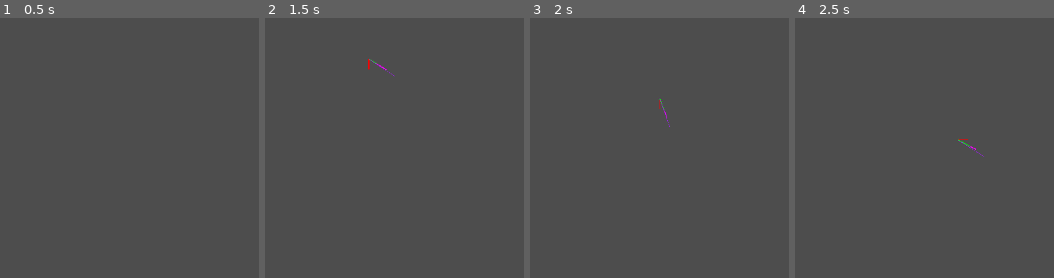
Above: before the commit, frames 1-4 (left to right).
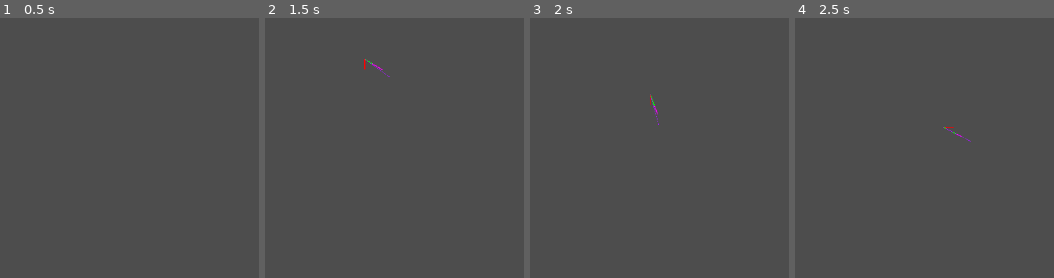
Above: after the commit, the same moments.

Repository: BLooperZ/Evenglide
Game: Godot game, scene res://ropes.tscn
Same seed, same stepped clock (60 frames per second), same inputs: the game is played once before the commit and once after it.
Inputs:
- Up to frame 1 (0.5 s): no input
- Up to frame 2 (1.5 s): tap Enter at 0.5 s; hold Right (p1_right) 0.53-1.28 s; hold Down (p1_down) from 1.28 s (still down)
- Up to frame 3 (2 s): keep holding Down (p1_down)
- Up to frame 4 (2.5 s): tap Space at 2 s; release Down (p1_down) at 2.03 s; hold Right (p1_right) from 2.03 s (still down)

Frame 1 is identical in both runs. In frame 2, 0.2% of the frame differs, in the area x 38-51%, y 15-23%; in frame 3, 0.2%; in frame 4, 0.2%.

Commit message:
Easier looping rope by putting force outwards

Diff:
--- a/pull_node_2d.gd
+++ b/pull_node_2d.gd
@@ -4,15 +4,13 @@
 
 @export var k: float = 400.0
 @export var rest_length: float = 20.0
+@export var segment_factor: float = 0.002
+@export var compress_factor: float = 2.0
 
 var xnode_a
 var xnode_b
 
 var force = Vector2(0, 0)
-
-func _ready():
-	xnode_a = get_node(node_a)
-	xnode_b = get_node(node_b)
 
 func _physics_process(delta):
 
@@ -24,20 +22,19 @@
 	var delta_pos = pos_b - pos_a
 	var current_length = delta_pos.length()
 
-
-	if current_length < rest_length:
-		return
-
 	var stretch = current_length - rest_length
 	var direction = delta_pos.normalized()
 	# Hooke's Law force
 	force = -k * stretch * direction
 
+	if current_length < rest_length:
+		force = -force * compress_factor
+
 	if xnode_a is RigidBody2D:
-		xnode_a.apply_central_impulse(-force * 0.0002 * delta)
+		xnode_a.apply_central_impulse(-force * segment_factor * delta)
 	elif xnode_a is CharacterBody2D:
 		xnode_a.apply_force(force)
 	if xnode_b is RigidBody2D:
-		xnode_b.apply_central_impulse(force * 0.0002 * delta)
+		xnode_b.apply_central_impulse(force * segment_factor * delta)
 	elif xnode_b is CharacterBody2D:
 		xnode_b.apply_force(force)
--- a/ropes.tscn
+++ b/ropes.tscn
@@ -13,6 +13,7 @@
 segment_scene = ExtResource("2_mms8q")
 player1 = NodePath("../Player1")
 player2 = NodePath("../Player2")
+num_segments = 12
 
 [node name="Camera2D" type="Camera2D" parent="."]
 zoom = Vector2(0.3, 0.3)
@@ -26,7 +27,7 @@
 shape = SubResource("CapsuleShape2D_ayb1n")
 
 [node name="Player2" type="CharacterBody2D" parent="."]
-position = Vector2(0, 895)
+position = Vector2(0, 400)
 collision_layer = 64
 collision_mask = 128
 script = ExtResource("1_ayb1n")
